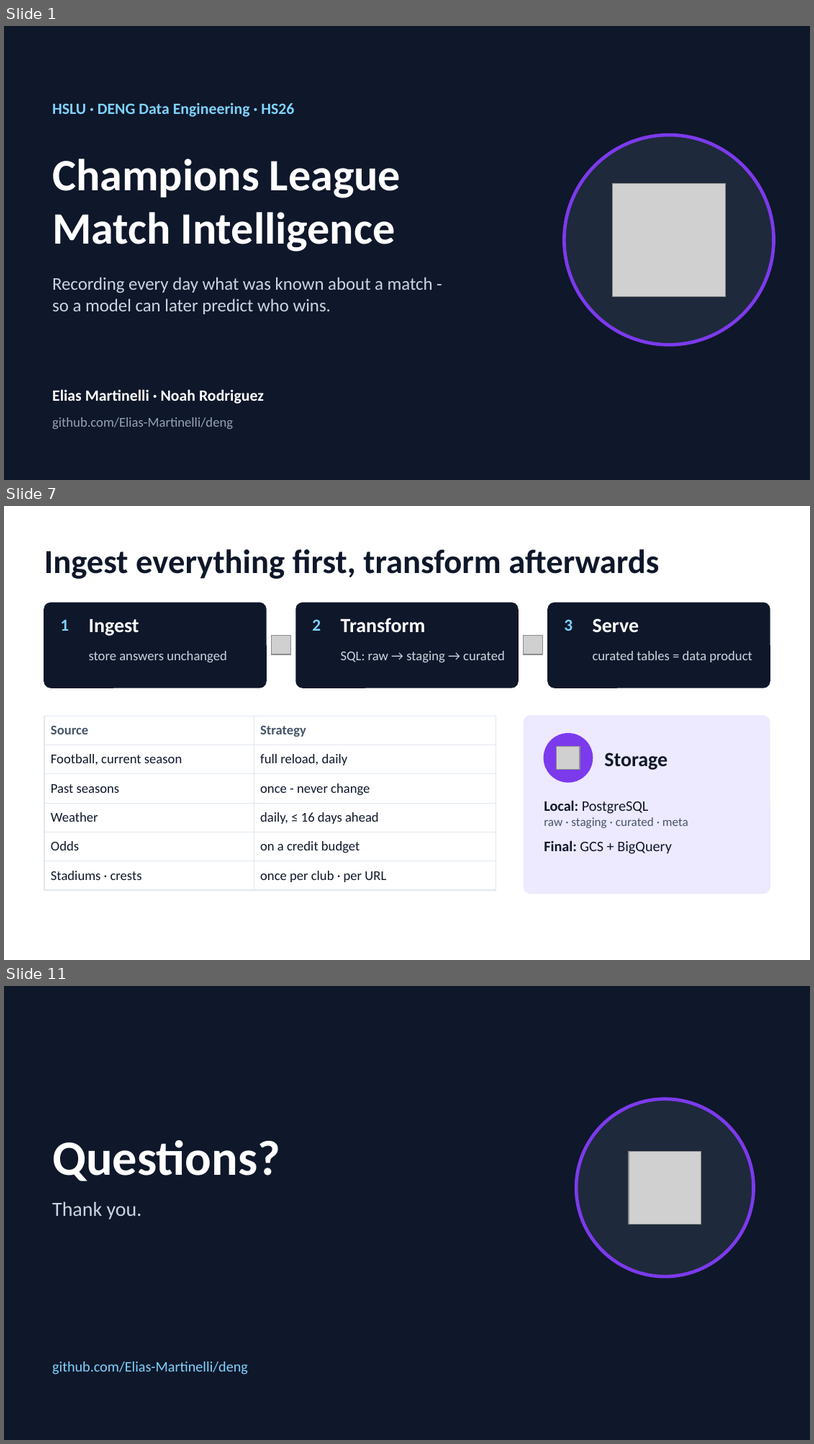
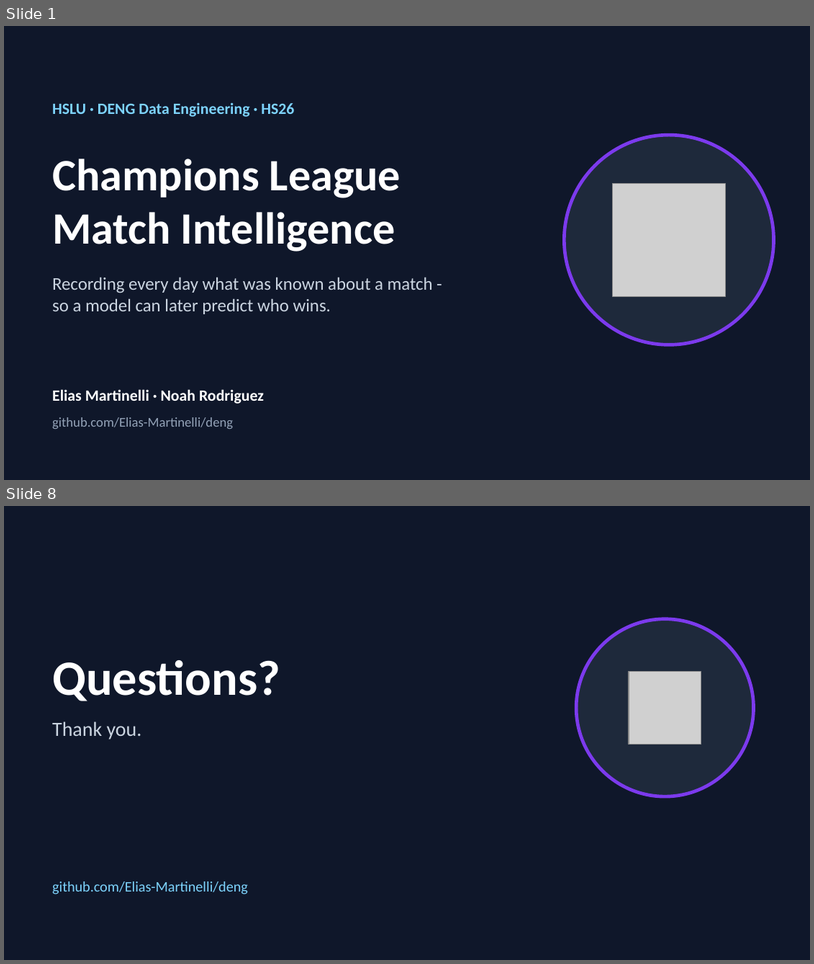
Before and after one commit to Elias-Martinelli/deng, a slide deck: docs/pitch/pitch-deck.pptx. Shown one above the other, each under a label of ours: slides 1, 7 and 11 before the commit, slides 1 and 8 after it; the slides between them are not shown. The pictures are 814x1444 and 814x964 pixels, drawn with LibreOffice and Linux fonts; fonts in the diff are those of the drawing; grey boxes stand for pictures. Boxes give left, top, right and bottom in pixels: in the first picture for what was removed or moved away, otherwise in the second. Text is boxed around its words. In the diff, an @@ line names an element or a change of style, - is before the commit and + after.

```diff
--- a/docs/pitch/pitch-deck.pptx
+++ b/docs/pitch/pitch-deck.pptx
@@ slide 7 removed at (4, 506, 810, 960), background #FFFFFF @@
@@ text removed at (44, 549, 659, 579) @@
-Ingest everything first, transform afterwards
@@ rounded rectangle removed at (44, 602, 266, 687) @@
@@ rounded rectangle removed at (296, 602, 517, 687) @@
@@ rounded rectangle removed at (548, 602, 770, 687) @@
@@ text removed at (60, 620, 69, 631) @@
-1
@@ text removed at (89, 619, 139, 636) @@
-Ingest
@@ picture removed at (272, 635, 291, 654) @@
@@ text removed at (312, 619, 321, 631) @@
-2
@@ text removed at (341, 618, 426, 633) @@
-Transform
@@ picture removed at (524, 635, 543, 654) @@
@@ text removed at (564, 619, 573, 631) @@
-3
@@ text removed at (593, 618, 640, 633) @@
-Serve
@@ text removed at (89, 651, 227, 662) @@
-store answers unchanged
@@ text removed at (341, 651, 505, 662) @@
-SQL: raw → staging → curated
@@ text removed at (593, 651, 753, 662) @@
-curated tables = data product
@@ table removed at (44, 716, 496, 885), 6 rows, 2 columns @@
-Source | Strategy
-Football, current season | full reload, daily
-Past seasons | once - never change
-Weather | daily, ≤ 16 days ahead
-Odds | on a credit budget
-Stadiums · crests | once per club · per URL
@@ rounded rectangle removed at (524, 716, 770, 893) @@
@@ ellipse removed at (544, 734, 593, 782) @@
@@ picture removed at (557, 746, 581, 770) @@
@@ text removed at (604, 752, 668, 770) @@
-Storage
@@ text removed at (544, 800, 689, 854) @@
-Local: PostgreSQL
-raw · staging · curated · meta
-Final: GCS + BigQuery
@@ what was slide 11 is now slide 8 @@
```
Also in this commit, not shown: 5 slides changed, 2 other slides removed.
